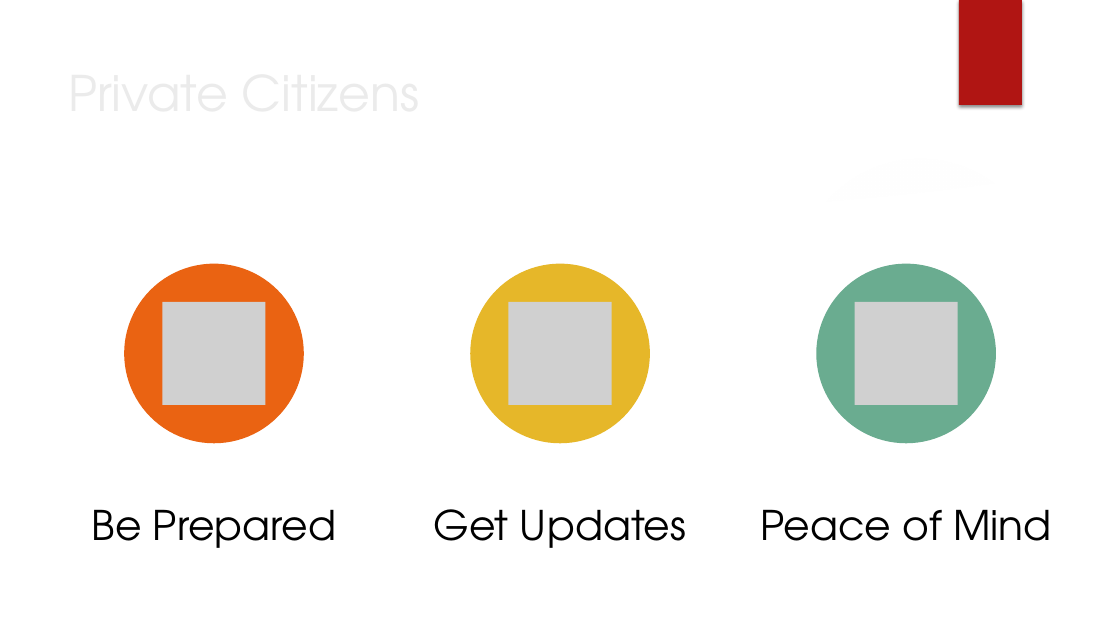
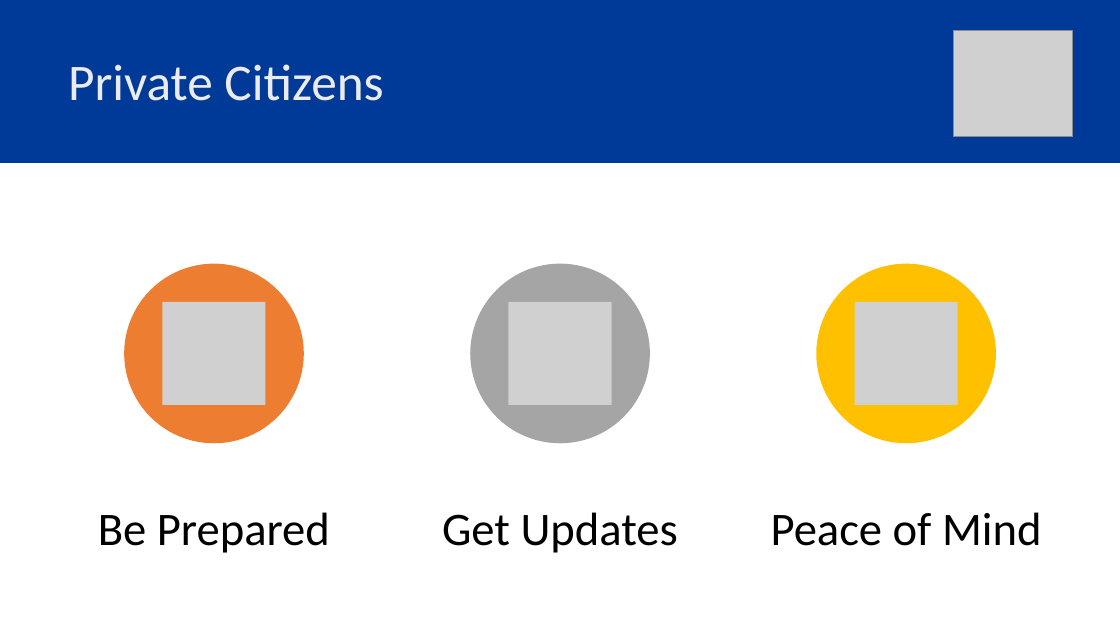
Before and after one commit to brystmar/prepare, a slide deck: slide 2 of presentation/AngelHack 2019 Slides.pptx. Drawn at 1120x630 pixels with LibreOffice and Linux fonts; fonts in the diff are those of the drawing; grey boxes stand for pictures; background and template pictures are left out. Boxes give left, top, right and bottom in pixels: in the first picture for what was removed or moved away, otherwise in the second. Text is boxed around its words. In the diff, an @@ line names an element or a change of style, - is before the commit and + after.

```diff
--- a/presentation/AngelHack 2019 Slides.pptx
+++ b/presentation/AngelHack 2019 Slides.pptx
@@ rectangle added at [0, 0, 1120, 163], fill #003A98 @@
@@ rectangle removed at [959, 0, 1022, 105] @@
@@ title "Private Citizens": place and size @@
-title "Private Citizens" at [60, 58, 910, 151]
+title "Private Citizens" at [68, 64, 383, 101]
@@ title "Private Citizens" at [68, 64, 383, 101]: size 42 to 44 pt, font TeX Gyre Adventor to Calibri; line spacing 1 to 0.9; vertical alignment top to middle @@
@@ picture added at [954, 31, 1073, 137] @@
@@ freeform shape removed at [802, 134, 1120, 210] @@
@@ freeform shape removed at [0, 162, 1120, 630] @@
@@ ellipse removed at [791, 154, 1049, 413] @@
@@ ellipse at [124, 264, 304, 444]: fill #EA6312 to #ED7D31 @@
@@ ellipse at [471, 264, 650, 444]: fill #E6B729 to #A5A5A5 @@
@@ ellipse at [817, 264, 996, 444]: fill #6AAC90 to #FFC000 @@
@@ size 35 to 40 pt, font TeX Gyre Adventor to Calibri; more space between paragraphs in 3 elements at [98, 512, 330, 553], [442, 512, 678, 553], [771, 512, 1042, 546] @@
```
Also in this commit, not shown: 3 other slides changed, 1 slide added, 1 slide removed.
